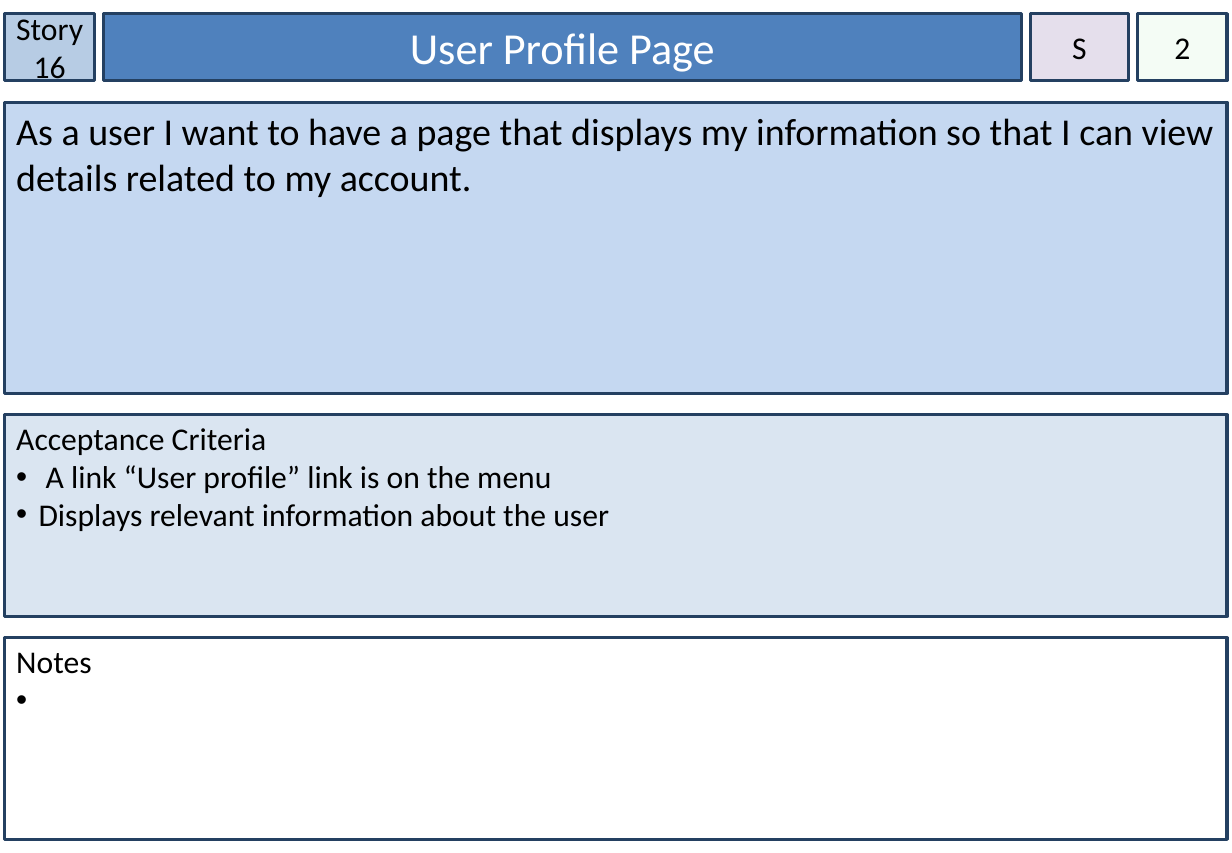
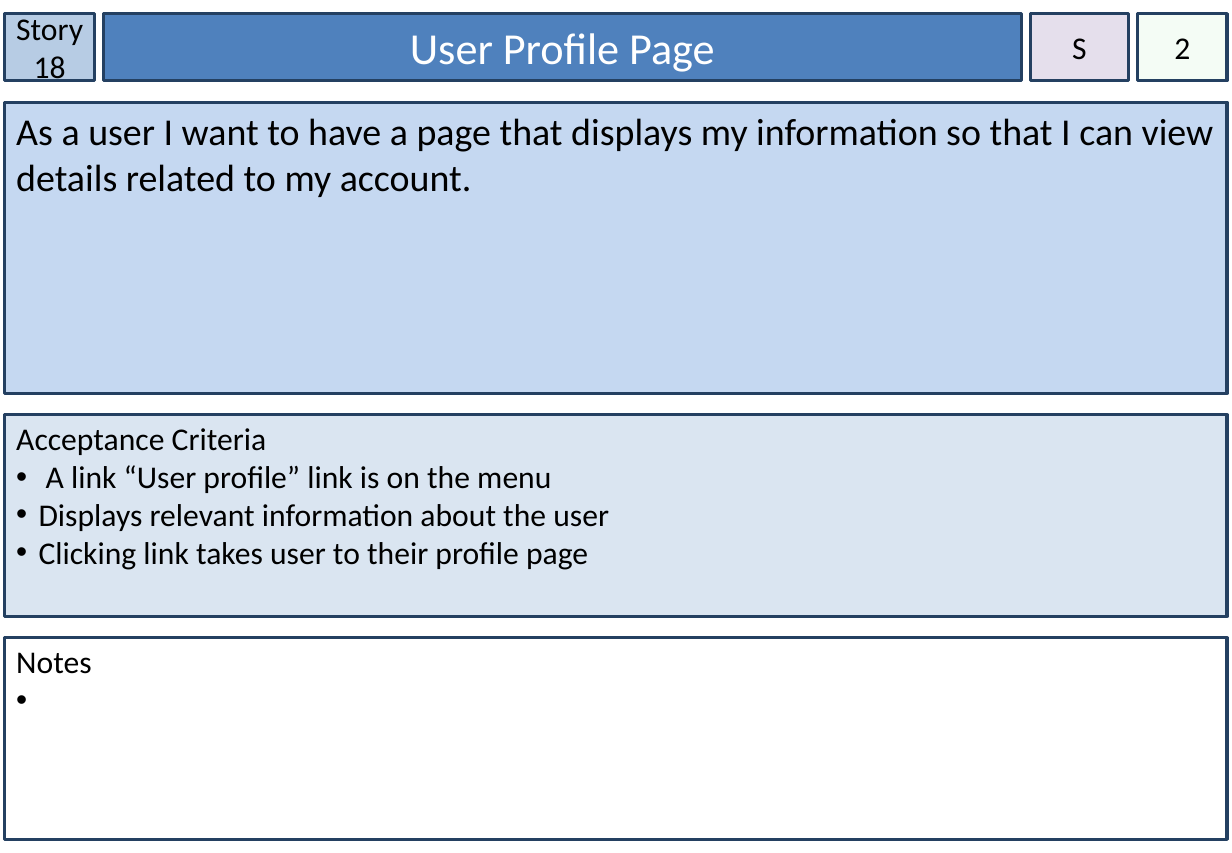
Before and after one commit to NickIsReady/Group-68-Web-System, a slide deck: slide 19 of Group 68 Story Cards.pptx (slide 17 before the commit). Drawn at 1232x853 pixels with LibreOffice and Linux fonts; fonts in the diff are those of the drawing. Boxes give left, top, right and bottom in pixels: in the first picture for what was removed or moved away, otherwise in the second. Text is boxed around its words. In the diff, an @@ line names an element or a change of style, - is before the commit and + after.

Commit message:
Updated User Stories, Updated Burndown Charts

```diff
--- a/Group 68 Story Cards.pptx
+++ b/Group 68 Story Cards.pptx
@@ text in rectangle at <box>16,14,83,87</box>: text changed @@
-Story 16
+Story 18
@@ text in rectangle at <box>39,542,588,570</box>: paragraph added @@
+• Clicking link takes user to their profile page
```
Also in this commit, not shown: 17 other slides changed, 12 slides added, 1 other file.
